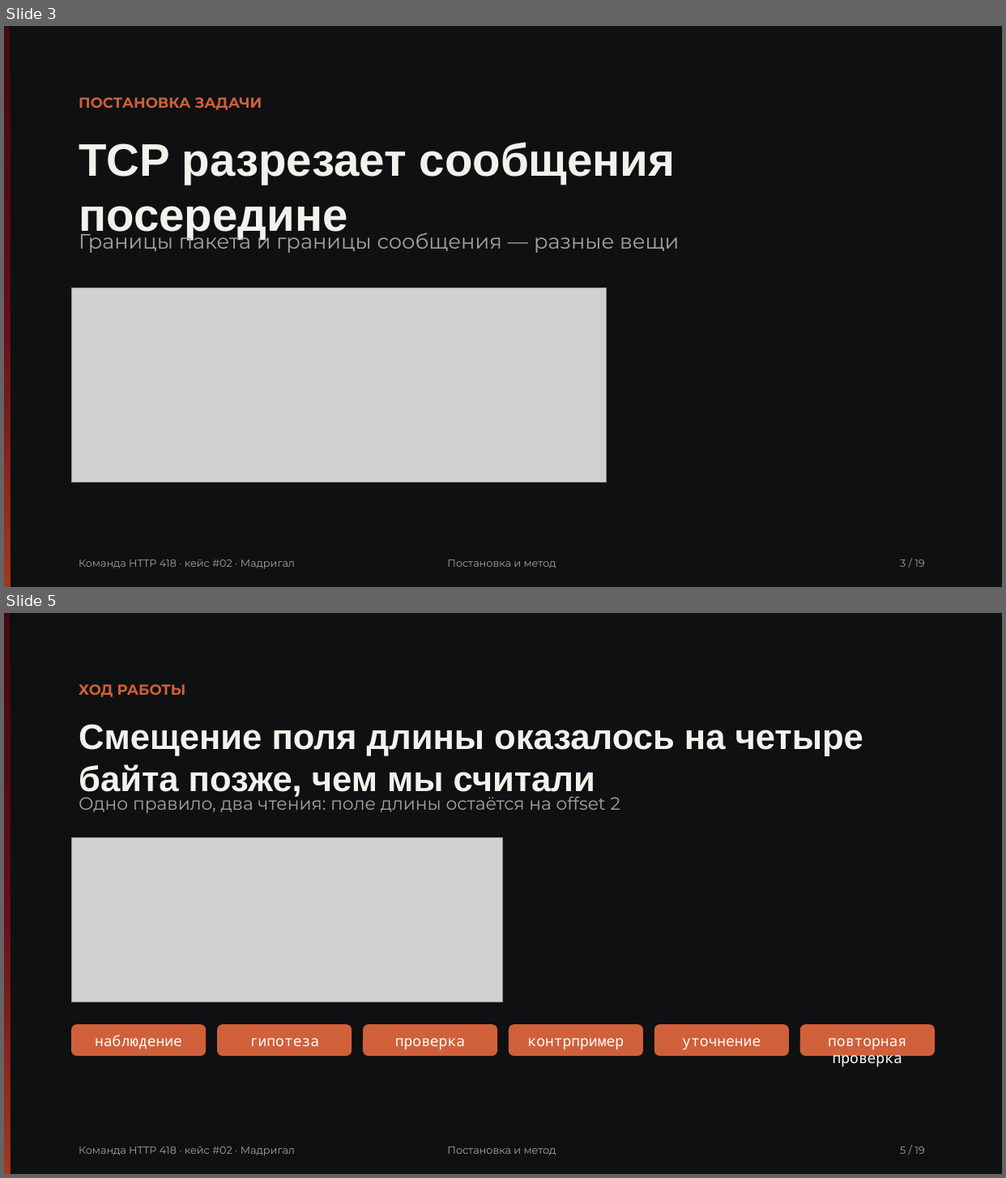
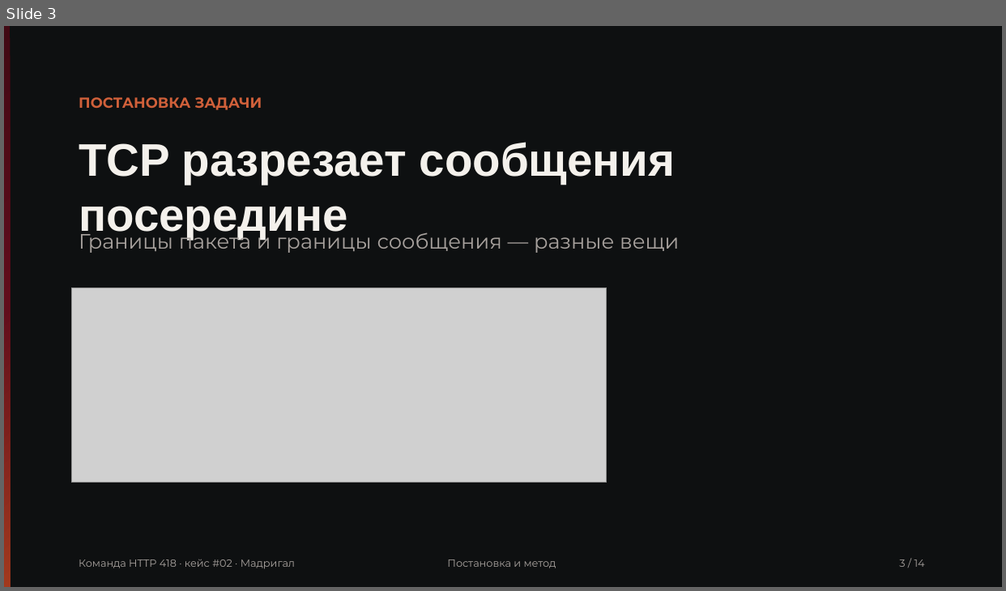
Before and after one commit to Pavel1778/madrigal-protocol-lab, a slide deck: presentation/slides.pptx. Shown one above the other, each under a label of ours: slides 3 and 5 before the commit, slide 3 after it; the slides between them are not shown. The pictures are 1006x1178 and 1006x591 pixels, drawn with LibreOffice and Linux fonts; fonts in the diff are those of the drawing; grey boxes stand for pictures. Boxes give left, top, right and bottom in pixels: in the first picture for what was removed or moved away, otherwise in the second. Text is boxed around its words. In the diff, an @@ line names an element or a change of style, - is before the commit and + after.

```diff
--- a/presentation/slides.pptx
+++ b/presentation/slides.pptx
@@ slide 5 removed at [4,613,1002,1174], background #FFFFFF @@
@@ rectangle removed at [4,613,1002,1174] @@
@@ rectangle removed at [4,613,10,1174] @@
@@ text removed at [79,684,186,697] @@
-ХОД РАБОТЫ
@@ text removed at [79,724,863,798] @@
-Смещение поля длины оказалось на четыре байта позже, чем мы считали
@@ text removed at [79,793,620,813] @@
-Одно правило, два чтения: поле длины остаётся на offset 2
@@ picture removed at [71,837,503,1003] @@
@@ rounded rectangle removed at [71,1024,206,1056] @@
@@ rounded rectangle removed at [217,1024,352,1056] @@
@@ rounded rectangle removed at [363,1024,497,1056] @@
@@ rounded rectangle removed at [509,1024,643,1056] @@
@@ rounded rectangle removed at [654,1024,790,1056] @@
@@ rounded rectangle removed at [800,1024,936,1056] @@
@@ text removed at [95,1035,182,1050] @@
-наблюдение
@@ text removed at [249,1038,319,1046] @@
-гипотеза
@@ text removed at [395,1038,465,1050] @@
-проверка
@@ text removed at [527,1038,624,1050] @@
-контрпример
@@ text removed at [682,1038,761,1050] @@
-уточнение
@@ text removed at [828,1038,906,1068] @@
-повторная проверка
@@ text removed at [79,1147,295,1157] @@
-Команда HTTP 418 · кейс #02 · Мадригал
@@ text removed at [447,1147,556,1156] @@
-Постановка и метод
@@ text removed at [900,1147,924,1154] @@
-5 / 19
@@ slide 3 changed as well @@
@@ text at [899,560,925,567]: text changed @@
-3 / 19
+3 / 14
```
Also in this commit, not shown: 12 other slides changed, 1 slide added, 5 other slides removed, 15 other files.
